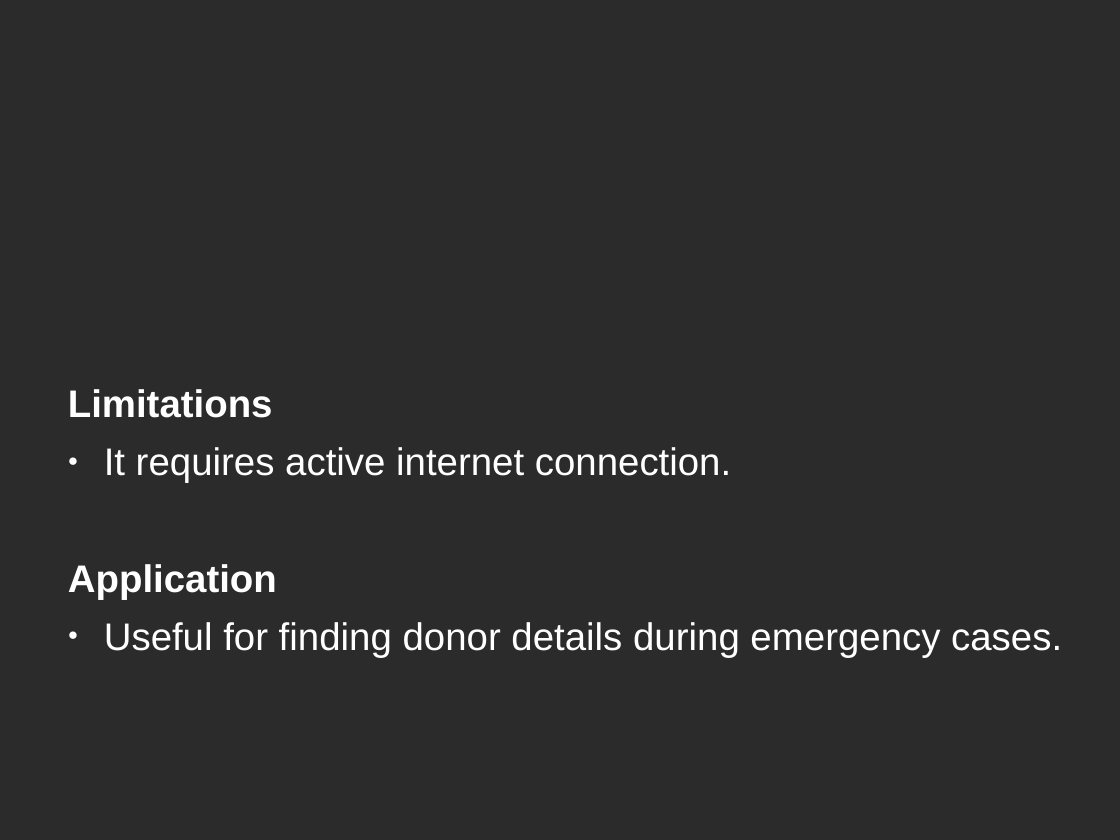
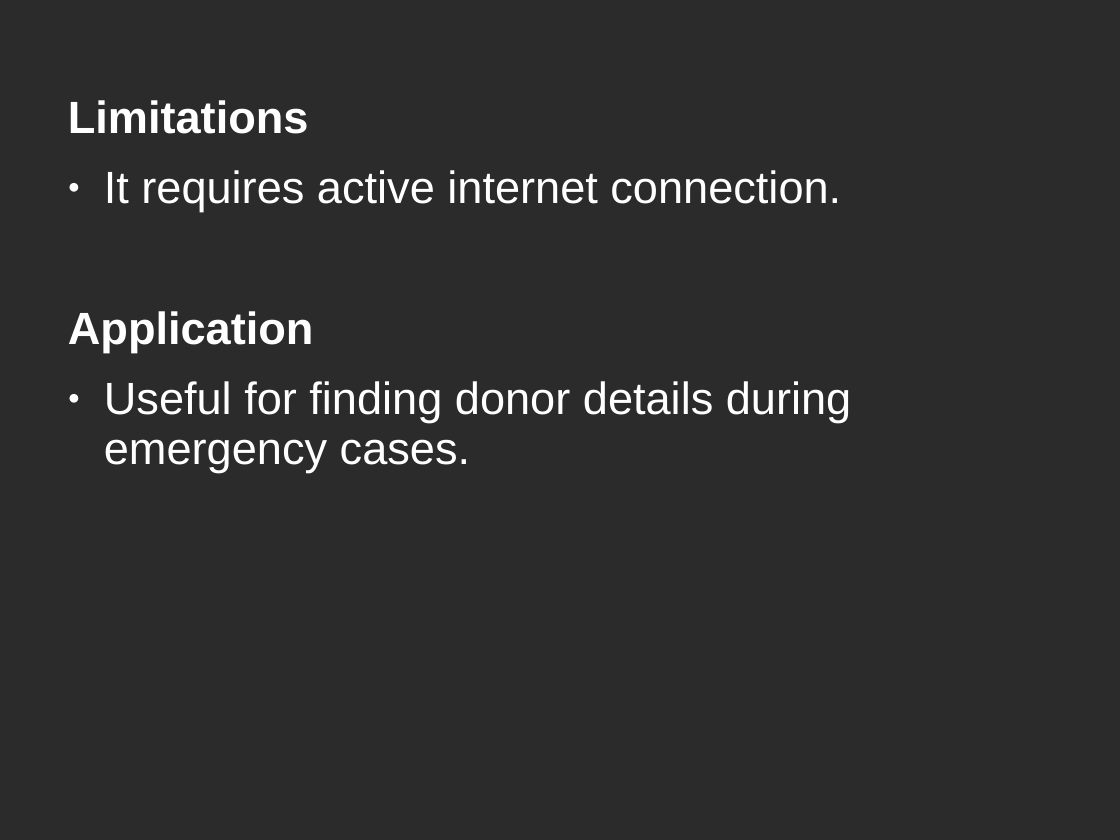
Before and after one commit to sahitya4/Miniproject, a slide deck: slide 10 of miniproject.ppt (slide 11 before the commit). Drawn at 1120x840 pixels with LibreOffice and Linux fonts; fonts in the diff are those of the drawing; background and template pictures are left out; a plain dark background stands for a picture behind light text. Boxes give left, top, right and bottom in pixels: in the first picture for what was removed or moved away, otherwise in the second. Text is boxed around its words. In the diff, an @@ line names an element or a change of style, - is before the commit and + after.

```diff
--- a/miniproject.ppt
+++ b/miniproject.ppt
@@ text "Limitations" moved from (x1=68, y1=389, x2=1062, y2=658) to (x1=68, y1=100, x2=851, y2=473) @@
@@ text "Limitations" at (x1=68, y1=100, x2=851, y2=473): size 27.2 to 32 pt; line spacing 0.83 to 0.93 @@
```
Also in this commit, not shown: 10 other slides changed, 1 slide removed.
